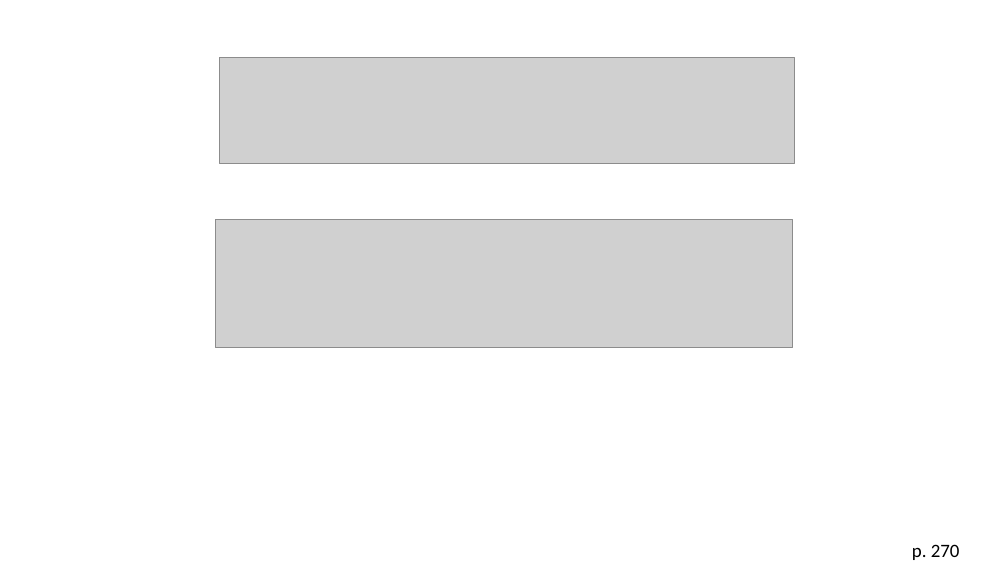
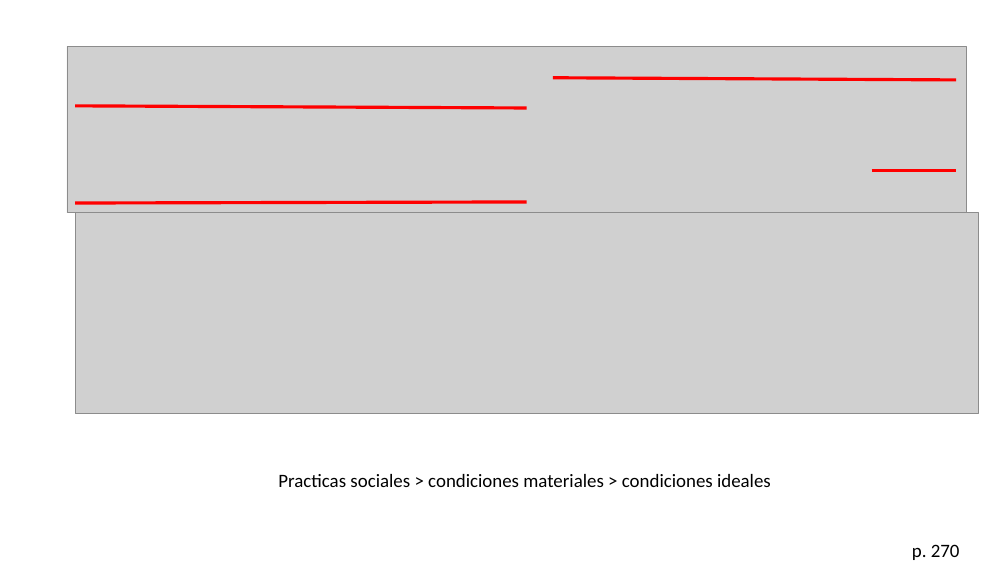
Before and after one commit to zaboltar/zaboltar.github.io, a slide deck: slide 35 of assets uarm/2023 2 UarmPCrit/Taylor - Era Secular 3 y 5.pptx (slide 36 before the commit). Drawn at 1008x567 pixels with LibreOffice and Linux fonts; fonts in the diff are those of the drawing; grey boxes stand for pictures. Boxes give left, top, right and bottom in pixels: in the first picture for what was removed or moved away, otherwise in the second. Text is boxed around its words. In the diff, an @@ line names an element or a change of style, - is before the commit and + after.

```diff
--- a/assets uarm/2023 2 UarmPCrit/Taylor - Era Secular 3 y 5.pptx
+++ b/assets uarm/2023 2 UarmPCrit/Taylor - Era Secular 3 y 5.pptx
@@ picture: place and size @@
-picture at box(219, 57, 794, 164)
+picture at box(67, 47, 967, 213)
@@ line added from (957, 80) to (553, 78), #FF0000 3 pt @@
@@ line added from (75, 106) to (527, 108), #FF0000 3 pt @@
@@ line added from (872, 171) to (957, 171), #FF0000 3 pt @@
@@ line added from (75, 203) to (527, 202), #FF0000 3 pt @@
@@ picture: place and size @@
-picture at box(216, 219, 793, 348)
+picture at box(75, 213, 978, 414)
@@ text added at box(278, 474, 771, 487), 18 pt, text #000000 @@
+Practicas sociales > condiciones materiales > condiciones ideales
```
Also in this commit, not shown: 8 other slides changed, 10 slides added, 16 slides removed, 5 other files.
